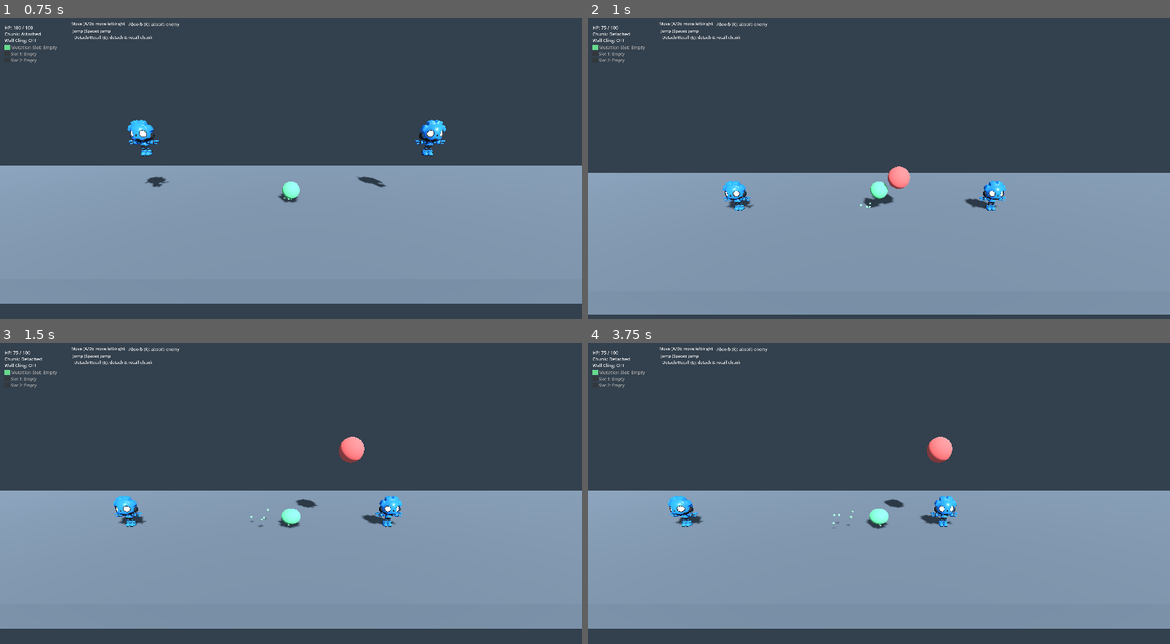
Above: before the commit, frames 1-4 (two rows, left to right).
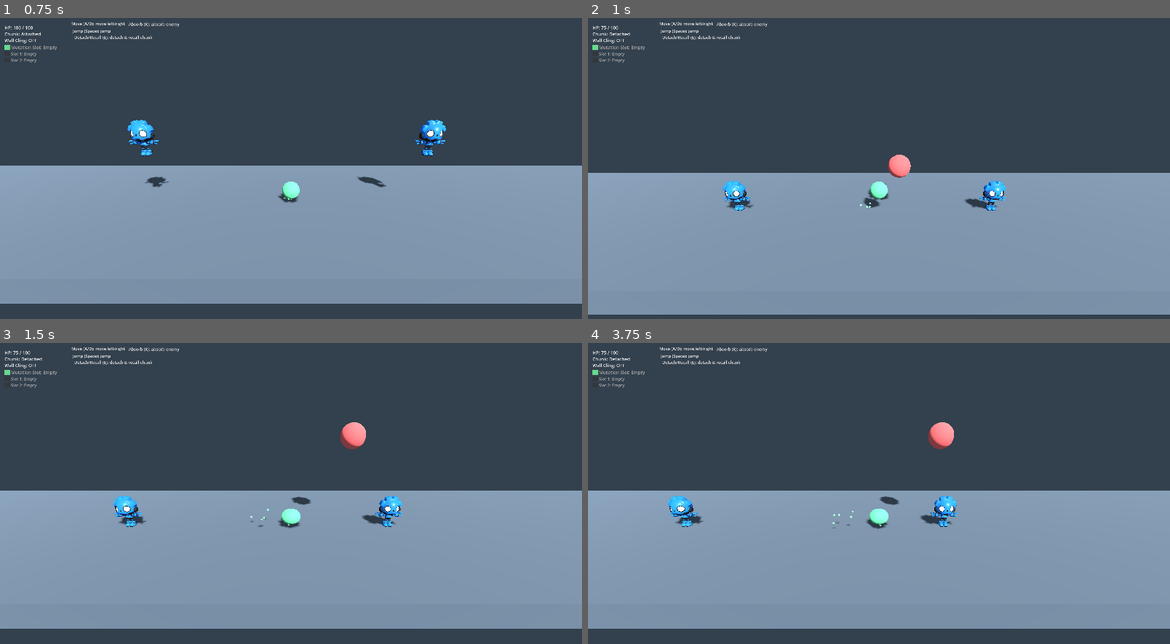
Above: after the commit, the same moments.

Repository: laazer/blobert
Game: Godot game, scene res://scenes/levels/sandbox/test_movement_3d.tscn
Same seed, same stepped clock (60 frames per second), same inputs: the game is played once before the commit and once after it.
Inputs (mouse positions are in pixels of both pictures, inside the frame that each line leads up to):
- Up to frame 1 (0.75 s): move the mouse to (419, 180) at 0.52 s; hold D (move_right) from 0.53 s (still down); tap R (absorb) at 0.6 s
- Up to frame 2 (1 s): keep holding D (move_right); tap Space (jump) at 0.77 s; tap E (detach) at 0.8 s
- Up to frame 3 (1.5 s): move the mouse to (174, 541) at 1.27 s; release D (move_right) at 1.28 s; hold A (move_left) from 1.28 s (still down); tap E (detach) at 1.35 s
- Up to frame 4 (3.75 s): tap Space (jump) at 1.52, 3.02 s; tap F (infect) at 1.55, 2.1 s; move the mouse to (937, 445) at 2.02 s; release A (move_left) at 2.03 s; hold D (move_right) 2.03-3.53 s; tap R (absorb) at 2.3, 2.85 s; move the mouse to (849, 598) at 2.77 s; tap E (detach) at 3.05, 3.6 s; move the mouse to (1053, 580) at 3.52 s; hold A (move_left) from 3.53 s (still down)

Frame 1 is identical in both runs. In frame 2, 0.4% of the frame differs, in the area x 48-56%, y 45-62%; in frame 3, 0.6%, in the area x 50-63%, y 26-55%; in frame 4, 0.6%.

Commit message:
fix: resolve chunk lifecycle bugs (spawn, recall, absorb, dead-enemy)
- Spawn below floor: add_child now happens before global_position so the
  physics body initialises at the correct world position; added 0.75m Y
  offset so chunk clears the floor on spawn
- Chunk lost forever: kill-plane at Y=-4 auto-recovers slots for chunks
  that fall off the platform; defensive recovery guards against externally
  freed chunk references
- Instant disappear after throw: _detach_spawned flag blocks recall from
  firing on the same just_pressed event that triggered the spawn (Godot 4
  multi-tick just_pressed within a single display frame)
- Chunk blinks out near dead enemy: EnemyInfection3D now ignores chunk
  contact when ESM state is "dead", preventing a freshly thrown chunk
  from being frozen/reparented to an already-absorbed enemy
- Absorb slot restore: _set_has_chunk(i, true) moved outside the chunk
  validity guard in _on_absorb_resolved so slot is always restored
- Recall on invalid chunk: _tick_recall now restores slot when chunk
  reference becomes invalid mid-recall

Co-Authored-By: Claude Sonnet 4.6 <noreply@anthropic.com>

Diff:
--- a/scripts/enemy/enemy_infection_3d.gd
+++ b/scripts/enemy/enemy_infection_3d.gd
@@ -39,6 +39,8 @@
 		var chunk: RigidBody3D = body as RigidBody3D
 		if chunk in _attached_chunks:
 			return
+		if _esm.get_state() == "dead":
+			return
 		if _esm.get_state() == "weakened":
 			_esm.apply_infection_event()
 		else:
--- a/scripts/player/player_controller_3d.gd
+++ b/scripts/player/player_controller_3d.gd
@@ -21,6 +21,10 @@
 var _recall_timer: Array = [0.0, 0.0]
 var _chunk_stuck: Array = [false, false]      # true while frozen on an enemy
 var _chunk_stuck_enemy: Array = [null, null]  # EnemyInfection3D per slot
+# True after a spawn until detach_just goes false — prevents the same
+# just_pressed event from immediately triggering a recall on the next
+# physics tick within the same display frame.
+var _detach_spawned: Array = [false, false]
 
 const _RECALL_TRAVEL_TIME: float = 0.25
 const _CHUNK_SCENE: PackedScene = preload("res://scenes/chunk/chunk_3d.tscn")
@@ -49,6 +53,9 @@
 @export var detach_lob_upward: float = 8.0
 ## Spawn offset (m) in lob direction so chunk clears the player.
 const _DETACH_SPAWN_OFFSET: float = 0.4
+## Spawn height (m) above player origin so chunk clears the floor.
+## Player origin Y≈0 on floor; chunk radius=0.5 → 0.75 gives 0.25m clearance.
+const _DETACH_SPAWN_HEIGHT: float = 0.75
 
 ## Game juice: jump stretch (kit jumpStretchSize). Scale applied to SlimeVisual.
 @export var jump_stretch_scale: Vector3 = Vector3(0.85, 1.15, 0.85)
@@ -177,12 +184,37 @@
 	var prev_has: bool = _get_has_chunk(i)
 	var chunk: RigidBody3D = _chunks[i] as RigidBody3D
 
+	# Kill-plane: recover a live chunk that has fallen below the platform.
+	# Threshold matches the respawn zone bottom (-9 m) with some margin.
+	const CHUNK_KILL_Y: float = -4.0
+	if not prev_has and not _recall_in_progress[i] and not _chunk_stuck[i] \
+			and chunk != null and is_instance_valid(chunk) \
+			and chunk.global_position.y < CHUNK_KILL_Y:
+		chunk.queue_free()
+		_chunks[i] = null
+		_set_has_chunk(i, true)
+		return
+
+	# Recover slot if chunk reference became invalid externally. Never fire
+	# while stuck on an enemy — _on_absorb_resolved handles that path.
+	if not prev_has and not _recall_in_progress[i] and not _chunk_stuck[i] and (chunk == null or not is_instance_valid(chunk)):
+		_chunk_stuck[i] = false
+		_chunk_stuck_enemy[i] = null
+		_chunks[i] = null
+		_set_has_chunk(i, true)
+		return
+
+	# Clear the spawn-guard once the key is released so the next press works.
+	if not detach_just:
+		_detach_spawned[i] = false
+
 	var recall_pressed: bool = (
 		detach_just
 		and (not prev_has)
 		and chunk != null
 		and is_instance_valid(chunk)
 		and (not _chunk_stuck[i])
+		and (not _detach_spawned[i])
 	)
 	if recall_pressed and not _recall_in_progress[i]:
 		_recall_in_progress[i] = true
@@ -207,9 +239,12 @@
 	if parent == null:
 		push_error("PlayerController3D: cannot detach chunk — node has no parent")
 		return
-	chunk.global_position = global_position + Vector3(lob_dir * _DETACH_SPAWN_OFFSET, 0.0, 0.0)
 	parent.add_child(chunk)
+	# Set global_position AFTER add_child so the physics body initialises
+	# at the correct world position rather than the pre-tree local origin.
+	chunk.global_position = global_position + Vector3(lob_dir * _DETACH_SPAWN_OFFSET, _DETACH_SPAWN_HEIGHT, 0.0)
 	_chunks[i] = chunk
+	_detach_spawned[i] = true
 	chunk.add_collision_exception_with(self)
 	chunk.freeze = false
 	chunk.linear_velocity = Vector3(lob_dir * detach_lob_horizontal, detach_lob_upward, 0.0)
@@ -230,6 +265,10 @@
 	var chunk: RigidBody3D = _chunks[i] as RigidBody3D
 	if chunk == null or not is_instance_valid(chunk):
 		_recall_in_progress[i] = false
+		_chunk_stuck[i] = false
+		_chunk_stuck_enemy[i] = null
+		_chunks[i] = null
+		_set_has_chunk(i, true)
 		return
 	if _recall_timer[i] >= _RECALL_TRAVEL_TIME:
 		_recall_in_progress[i] = false
@@ -268,8 +307,8 @@
 				var chunk: RigidBody3D = _chunks[i] as RigidBody3D
 				if chunk != null and is_instance_valid(chunk):
 					chunk.queue_free()
-					_chunks[i] = null
-					_set_has_chunk(i, true)
+				_chunks[i] = null
+				_set_has_chunk(i, true)
 				_chunk_stuck[i] = false
 				_chunk_stuck_enemy[i] = null
 
